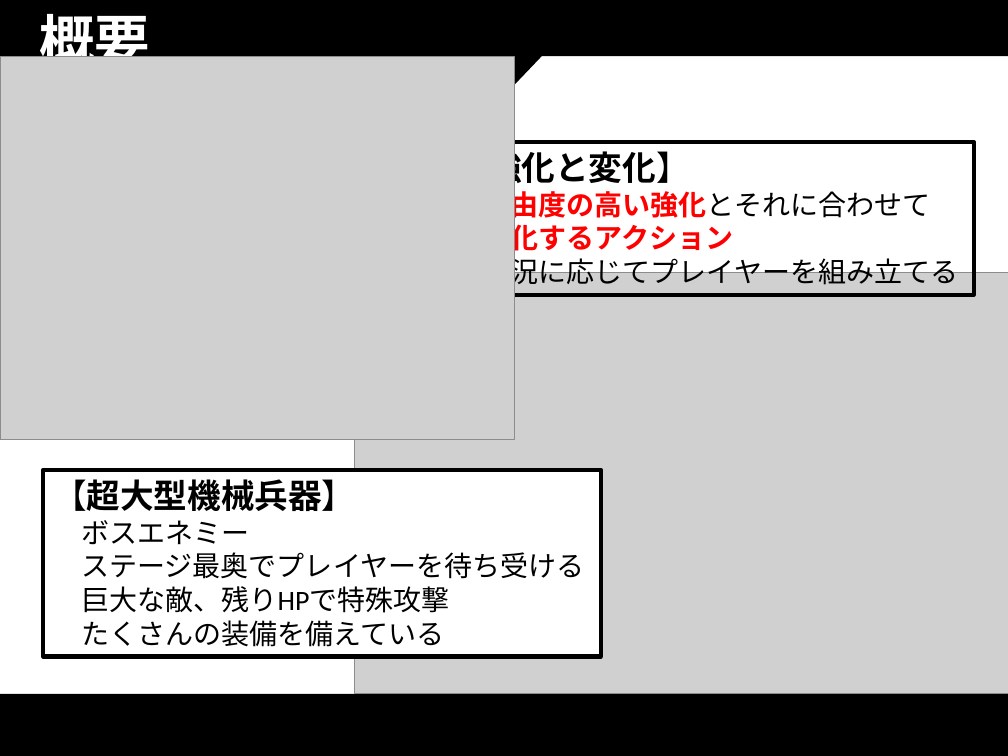
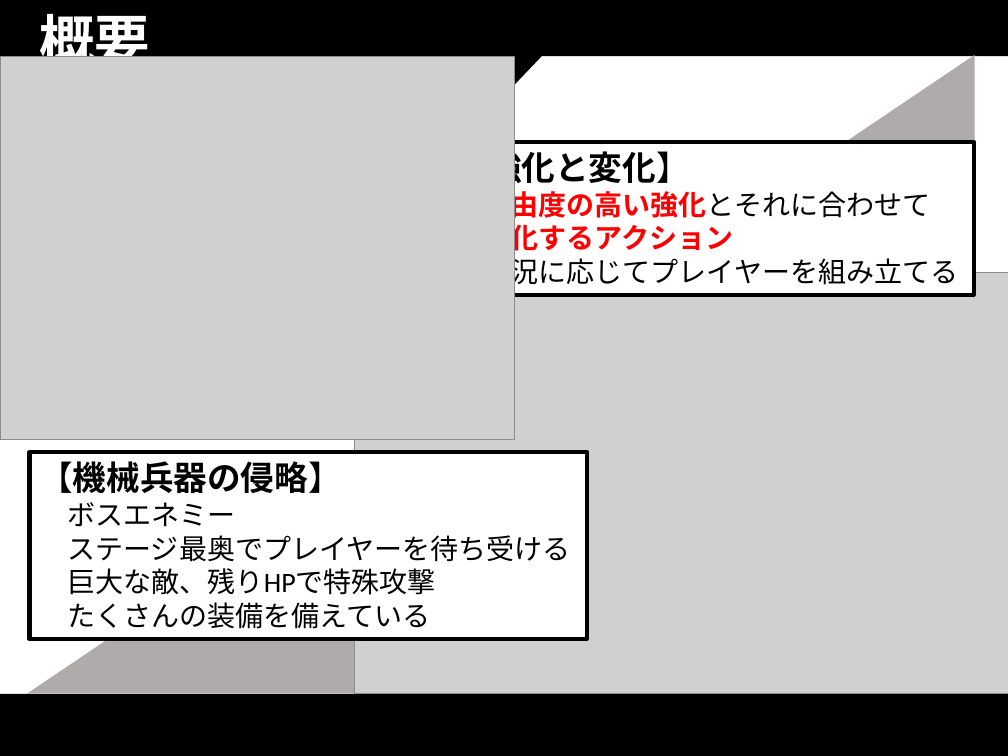
Before and after one commit to thi-bow/2017Team05, a slide deck: slide 3 of 企画/企画書/PurgeVer2.pptx. Drawn at 1008x756 pixels with LibreOffice and Linux fonts; fonts in the diff are those of the drawing; grey boxes stand for pictures. Boxes give left, top, right and bottom in pixels: in the first picture for what was removed or moved away, otherwise in the second. Text is boxed around its words. In the diff, an @@ line names an element or a change of style, - is before the commit and + after.

```diff
--- a/企画/企画書/PurgeVer2.pptx
+++ b/企画/企画書/PurgeVer2.pptx
@@ triangle added at [30, 56, 974, 693], fill #AFABAB, outline #AFABAB 1 pt @@
@@ rectangle "【強化と変化】" at [445, 142, 974, 294]: fill none to #FFFFFF @@
@@ rectangle "【機械兵器の侵略】": place and size @@
-rectangle "【機械兵器の侵略】" at [43, 470, 601, 656]
+rectangle "【機械兵器の侵略】" at [29, 453, 587, 639]
@@ text in rectangle at [39, 461, 341, 493]: text changed @@
-【超大型機械兵器】
+【機械兵器の侵略】
```
Also in this commit, not shown: 2 other slides changed, 3 slides added, 1 slide removed, 4 other files.
